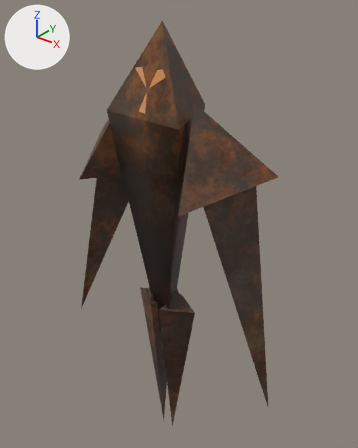
A saved change to the Blender file TexturedModels/SentryAutomaton.blend.
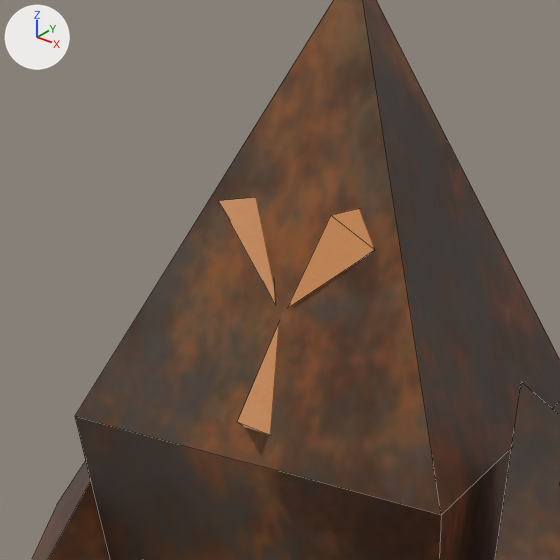
Each version appears first whole from a camera (50 mm lens) standing at (1.193, -1.38, 2.135) and looking at (-0.017, 0.132, 1.198), and next in a close-up on the part from 26% to 57% of the width and 6% to 31% of the height. Arrows for +X, +Y and +Z are at upper left; the lights stay in place. The close-ups show mesh edges as thin lines.

Names of what the first close-up shows: 'Body', 'eye1', 'eye2', 'eye3', 'shoulder1', 'shoulder2'.
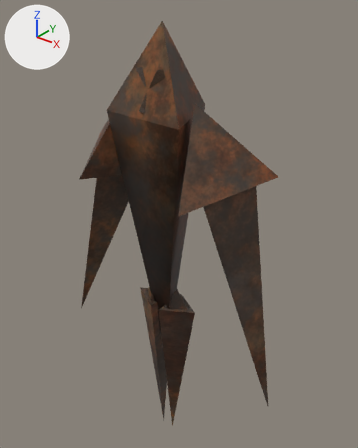
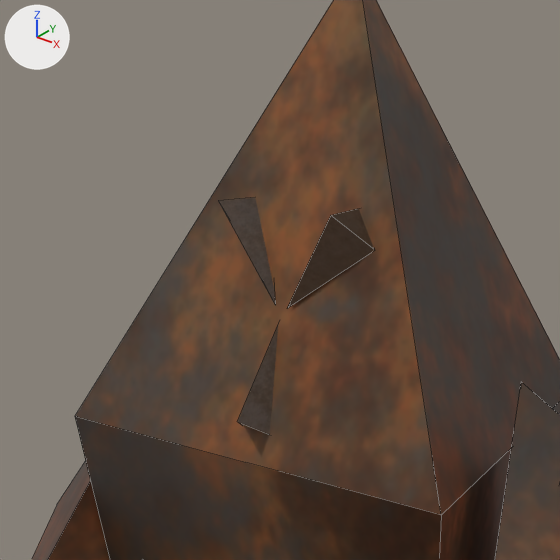
What differs and where, as boxes (x1, y1, x2, y2) in the close-ups (560 x 560 px):
'eye1', recoloured (orange to brown)
    both: (287, 209, 374, 308)
'eye2', recoloured (orange to brown)
    both: (219, 198, 275, 304)
'eye3', recoloured (orange to brown)
    both: (237, 326, 278, 435)

The change, as a diff of the scene's bpy script:
```diff
--- a/TexturedModels/SentryAutomaton.blend.py
+++ b/TexturedModels/SentryAutomaton.blend.py
@@ mat_material @@
 mat_material.metallic = 1.0
-mat_material.emission_color = (0.487, 0.212, 0.0809)  # orange #b97f50
+mat_material.emission_color = (0.0292, 0.0149, 0.00734)  # brown #302115
 mat_material.emission_strength = 1.0
```
